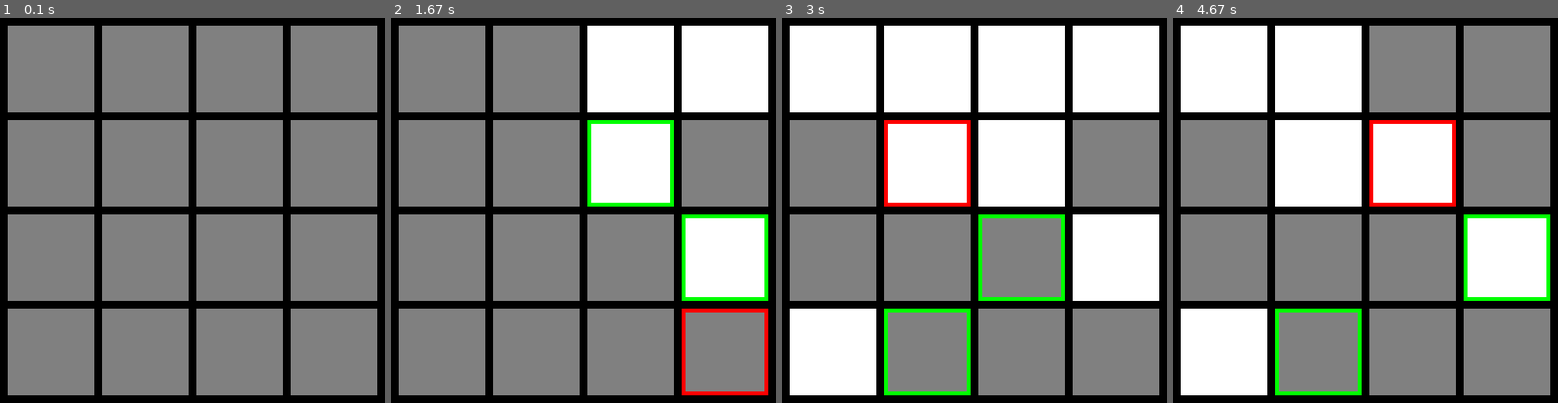
Above: before the commit, frames 1-4 (left to right).
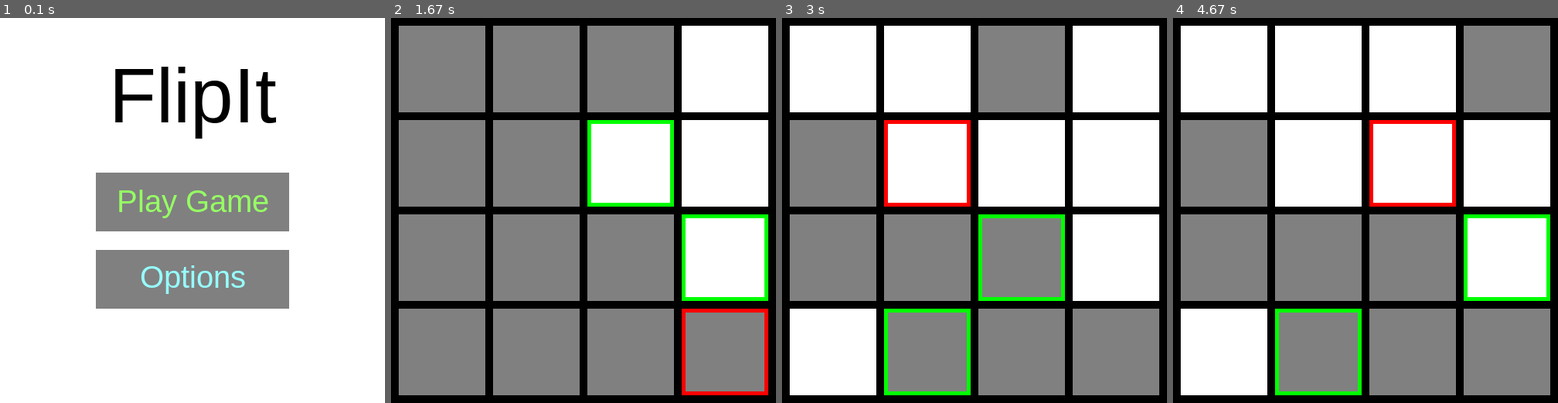
Above: after the commit, the same moments.

Repository: 03kkim/FlipIt
Game: pygame game, started from main.py
The game is run twice, just before and just after one commit, with the same random seed, the same clock (stepped at 60 frames per second) and the same inputs.
Inputs (mouse positions are in pixels of both pictures, inside the frame that each line leads up to):
- Up to frame 1 (0.1 s): no input
- Up to frame 2 (1.67 s): click (583, 210) at 0.38 s; click (622, 295) at 0.72 s; click (464, 152) at 1.05 s; click (725, 345) at 1.38 s
- Up to frame 3 (3 s): click (982, 79) at 1.72 s; click (955, 310) at 2.05 s; click (962, 145) at 2.38 s; click (920, 129) at 2.72 s
- Up to frame 4 (4.67 s): click (1465, 175) at 3.05 s; click (1484, 202) at 3.38 s; click (1446, 141) at 3.72 s; click (1253, 137) at 4.05 s; click (1380, 195) at 4.38 s

The runs differ from the first frame. In frame 1, 89% of the frame differs, in the area x 0-100%, y 0-100%; in frame 2, 10%; in frame 3, 10%; in frame 4, 10%.

Commit message:
Add main menu to main.py

Diff:
--- a/main.py
+++ b/main.py
@@ -1,38 +1,5 @@
-"""
- Pygame base template for opening a window
-
- Sample Python/Pygame Programs
- Simpson College Computer Science
- http://programarcadegames.com/
- http://simpson.edu/computer-science/
-
- Explanation video: http://youtu.be/vRB_983kUMc
-"""
-
-import pygame
+import pygame, sys
 from board import Board
-
-# Sets up board
-board = Board()
-board.create_relationships()
-print(board.relationships)
-grid = board.return_grid()
-object_grid = []
-
-
-
-# Define some colors
-BLACK = (0, 0, 0)
-WHITE = (255, 255, 255)
-GRAY = ((128,128,128))
-GREEN = (0, 255, 0)
-RED = (255, 0, 0)
-highlight1 = RED
-highlight2 = GREEN
-# Variables for individual squares
-width = 112
-height = 112
-margin = 10
 
 pygame.init()
 
@@ -42,98 +9,162 @@
 
 pygame.display.set_caption("My Game")
 
-# Loop until the user clicks the close button.
-done = False
+# Used for Text Display
+font = pygame.font.SysFont("Helvetica Neue", 100)
+
+# x, y is the center of the text
+def draw_text(text, font, color, x, y, surface=screen):
+    text = font.render(text, True, color)
+    text_rect = text.get_rect(center=(x, y))
+    surface.blit(text, text_rect)
+
+
 
 # Used to manage how fast the screen updates
 clock = pygame.time.Clock()
 
 
-last_highlighted = []
-
-# -------- Main Program Loop -----------
-while not done:
-    # --- Main event loop
-
-    for event in pygame.event.get():
-        if event.type == pygame.QUIT:
+
+def game():
+    # Sets up board
+    board = Board()
+    board.create_relationships()
+    print(board.relationships)
+    grid = board.return_grid()
+    object_grid = []
+
+    # Define some colors
+    BLACK = (0, 0, 0)
+    WHITE = (255, 255, 255)
+    GRAY = ((128, 128, 128))
+    GREEN = (0, 255, 0)
+    RED = (255, 0, 0)
+    highlight1 = RED
+    highlight2 = GREEN
+
+    # Variables for individual squares
+    width = 112
+    height = 112
+    margin = 10
+
+    done = False
+    last_highlighted = []
+    # -------- Main Program Loop -----------
+    while not done:
+        # --- Main event loop
+
+        for event in pygame.event.get():
+            if event.type == pygame.QUIT:
+                done = True
+            elif event.type == pygame.MOUSEBUTTONDOWN:
+                # User clicks the mouse. Get the position
+                pos = pygame.mouse.get_pos()
+                # Change the x/y screen coordinates to grid coordinates
+                column = pos[0] // (width + margin)
+                row = pos[1] // (width + margin)
+                # Set that location to one
+                board.switch(board.coords_to_id(row, column))
+                print("Click ", pos, "Grid coordinates: ", row, column)
+                grid = board.return_grid()
+
+        # --- Game logic should go here
+        for square in object_grid:
+            if square.collidepoint(pygame.mouse.get_pos()):
+                pos = pygame.mouse.get_pos()
+                # Change the x/y screen coordinates to grid coordinates
+                column = pos[0] // (width + margin)
+                row = pos[1] // (width + margin)
+                currently_highlighted = [row, column]
+                if currently_highlighted != last_highlighted:
+                    last_highlighted = currently_highlighted
+                    board.unhighlight()
+                    board.highlight(board.coords_to_id(row, column))
+                    print("Highlight ", pos, "Grid coordinates: ", row, column)
+                    break
+
+                elif currently_highlighted[0] == last_highlighted[0] and currently_highlighted[1] == last_highlighted[1]:
+                    break
+        if (board.has_won() == True):
+            print("Congratulations!")
             done = True
-        elif event.type == pygame.MOUSEBUTTONDOWN:
-            # User clicks the mouse. Get the position
-            pos = pygame.mouse.get_pos()
-            # Change the x/y screen coordinates to grid coordinates
-            column = pos[0] // (width + margin)
-            row = pos[1] // (width + margin)
-            # Set that location to one
-            board.switch(board.coords_to_id(row, column))
-            print("Click ", pos, "Grid coordinates: ", row, column)
-            grid = board.return_grid()
-
-
-
-
-
-
-
-    # --- Game logic should go here
-    for square in object_grid:
-        if square.collidepoint(pygame.mouse.get_pos()):
-            pos = pygame.mouse.get_pos()
-            # Change the x/y screen coordinates to grid coordinates
-            column = pos[0] // (width + margin)
-            row = pos[1] // (width + margin)
-            currently_highlighted = [row, column]
-            if currently_highlighted != last_highlighted:
-                last_highlighted = currently_highlighted
-                board.unhighlight()
-                board.highlight(board.coords_to_id(row, column))
-                print("Highlight ", pos, "Grid coordinates: ", row, column)
-                break
-
-            elif currently_highlighted[0] == last_highlighted[0] and currently_highlighted[1] == last_highlighted[1]:
-                break
-    if (board.has_won() == True):
-        print("Congratulations!")
-        done = True
-
-
-                # --- Screen-clearing code goes here
-    screen.fill(BLACK)
-
-
-    # If you want a background image, replace this clear with blit'ing the
-    # background image.
-
-
-    # --- Drawing code should go here
-    for row in range(4):
-
-        for column in range(4):
-            color = GRAY
-            if grid[row][column] == 1:
-                color = WHITE
-            rect1 = pygame.draw.rect(screen, color, (margin + column * (margin + width), (margin + row * (margin + height)), width, height))
-
-            # Adds to the object grid used to detect mouseovers
-            if len(object_grid) < 16:
-                object_grid.append(rect1)
-
-            if board.is_highlighted[board.coords_to_id(row, column)] == 2:
-                pygame.draw.rect(screen, highlight1, (margin + column * (margin + width), (margin + row * (margin + height)), width, height), 5)
-            if board.is_highlighted[board.coords_to_id(row, column)] == 3:
-                pygame.draw.rect(screen, highlight2, (margin + column * (margin + width), (margin + row * (margin + height)), width, height), 5)
-    # --- Go ahead and update the screen with what we've drawn.
-    pygame.display.flip()
-
-    # --- Limit to 60 frames per second
-    clock.tick(60)
-
-# Close the window and quit.
-pygame.quit()
-
-
-
-
+
+
+                    # --- Screen-clearing code goes here
+        screen.fill(BLACK)
+
+
+        # If you want a background image, replace this clear with blit'ing the
+        # background image.
+
+
+        # --- Drawing code should go here
+        for row in range(4):
+
+            for column in range(4):
+                color = GRAY
+                if grid[row][column] == 1:
+                    color = WHITE
+                rect1 = pygame.draw.rect(screen, color, (margin + column * (margin + width), (margin + row * (margin + height)), width, height))
+
+                # Adds to the object grid used to detect mouseovers
+                if len(object_grid) < 16:
+                    object_grid.append(rect1)
+
+                if board.is_highlighted[board.coords_to_id(row, column)] == 2:
+                    pygame.draw.rect(screen, highlight1, (margin + column * (margin + width), (margin + row * (margin + height)), width, height), 5)
+                if board.is_highlighted[board.coords_to_id(row, column)] == 3:
+                    pygame.draw.rect(screen, highlight2, (margin + column * (margin + width), (margin + row * (margin + height)), width, height), 5)
+        # --- Go ahead and update the screen with what we've drawn.
+        pygame.display.flip()
+
+        # --- Limit to 60 frames per second
+        clock.tick(60)
+
+    # Close the window and quit.
+    pygame.quit()
+
+def main_menu():
+    click = False
+    while True:
+
+        screen.fill((255, 255, 255))
+
+        draw_text("FlipIt", font, (0, 0, 0), 498/2, 100)
+        mx, my = pygame.mouse.get_pos()
+
+        button_1 = pygame.Rect(124, 200, 250, 76)
+        button_2 = pygame.Rect(124, 300, 250, 76)
+        pygame.draw.rect(screen, (128, 128, 128), button_1)
+        pygame.draw.rect(screen, (128, 128, 128), button_2)
+
+        draw_text("Play Game", pygame.font.SysFont("Helvetica Neue", 40), (150, 255, 100), 498/2, 236)
+        draw_text("Options", pygame.font.SysFont("Helvetica Neue", 40), (150, 255, 255), 498 / 2, 334)
+
+        if button_1.collidepoint((mx, my)):
+            if click:
+                game()
+        # if button_2.collidepoint((mx, my)):
+        #     if click:
+        #         options()
+
+
+        click = False
+        for event in pygame.event.get():
+            if event.type == pygame.QUIT:
+                pygame.quit()
+                sys.exit()
+            if event.type == pygame.KEYDOWN:
+                if event.key == pygame.K_ESCAPE:
+                    pygame.quit()
+                    sys.exit()
+            if event.type == pygame.MOUSEBUTTONDOWN:
+                if event.button == 1:
+                    click = True
+
+        pygame.display.update()
+        clock.tick(60)
+
+main_menu()
 
 
 
--- a/menu.py
+++ b/menu.py
@@ -2,7 +2,6 @@
 
 # Setup pygame/window ---------------------------------------- #
 mainClock = pygame.time.Clock()
-from pygame.locals import *
 
 pygame.init()
 pygame.display.set_caption('game base')
@@ -45,34 +44,16 @@
 
         click = False
         for event in pygame.event.get():
-            if event.type == QUIT:
+            if event.type == pygame.QUIT:
                 pygame.quit()
                 sys.exit()
-            if event.type == KEYDOWN:
-                if event.key == K_ESCAPE:
+            if event.type == pygame.KEYDOWN:
+                if event.key == pygame.K_ESCAPE:
                     pygame.quit()
                     sys.exit()
-            if event.type == MOUSEBUTTONDOWN:
+            if event.type == pygame.MOUSEBUTTONDOWN:
                 if event.button == 1:
                     click = True
-
-        pygame.display.update()
-        mainClock.tick(60)
-
-
-def game():
-    running = True
-    while running:
-        screen.fill((0, 0, 0))
-
-        draw_text('game', font, (255, 255, 255), screen, 20, 20)
-        for event in pygame.event.get():
-            if event.type == QUIT:
-                pygame.quit()
-                sys.exit()
-            if event.type == KEYDOWN:
-                if event.key == K_ESCAPE:
-                    running = False
 
         pygame.display.update()
         mainClock.tick(60)
@@ -85,11 +66,11 @@
 
         draw_text('options', font, (255, 255, 255), screen, 20, 20)
         for event in pygame.event.get():
-            if event.type == QUIT:
+            if event.type == pygame.QUIT:
                 pygame.quit()
                 sys.exit()
-            if event.type == KEYDOWN:
-                if event.key == K_ESCAPE:
+            if event.type == pygame.KEYDOWN:
+                if event.key == pygame.K_ESCAPE:
                     running = False
 
         pygame.display.update()
